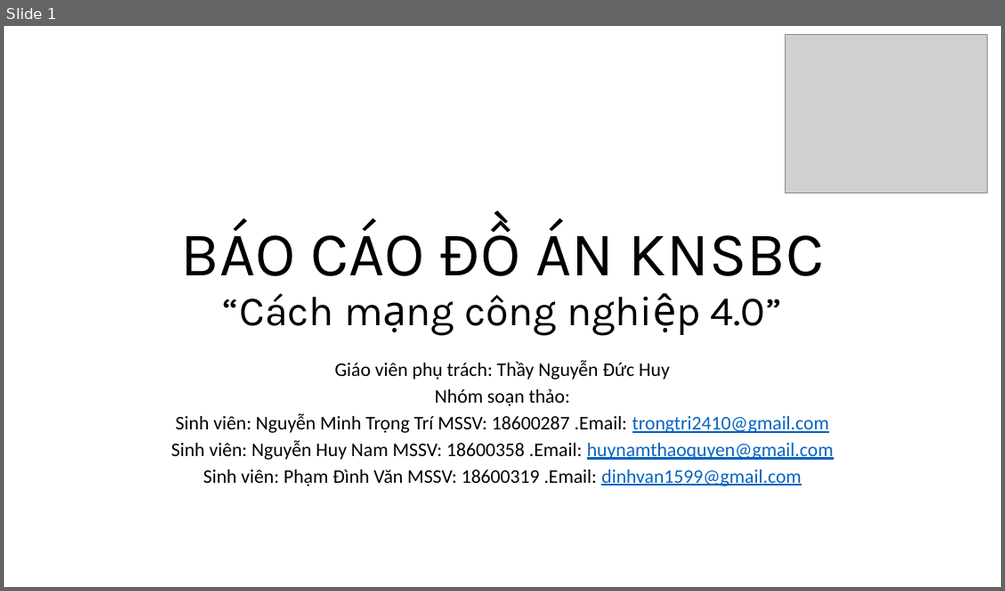
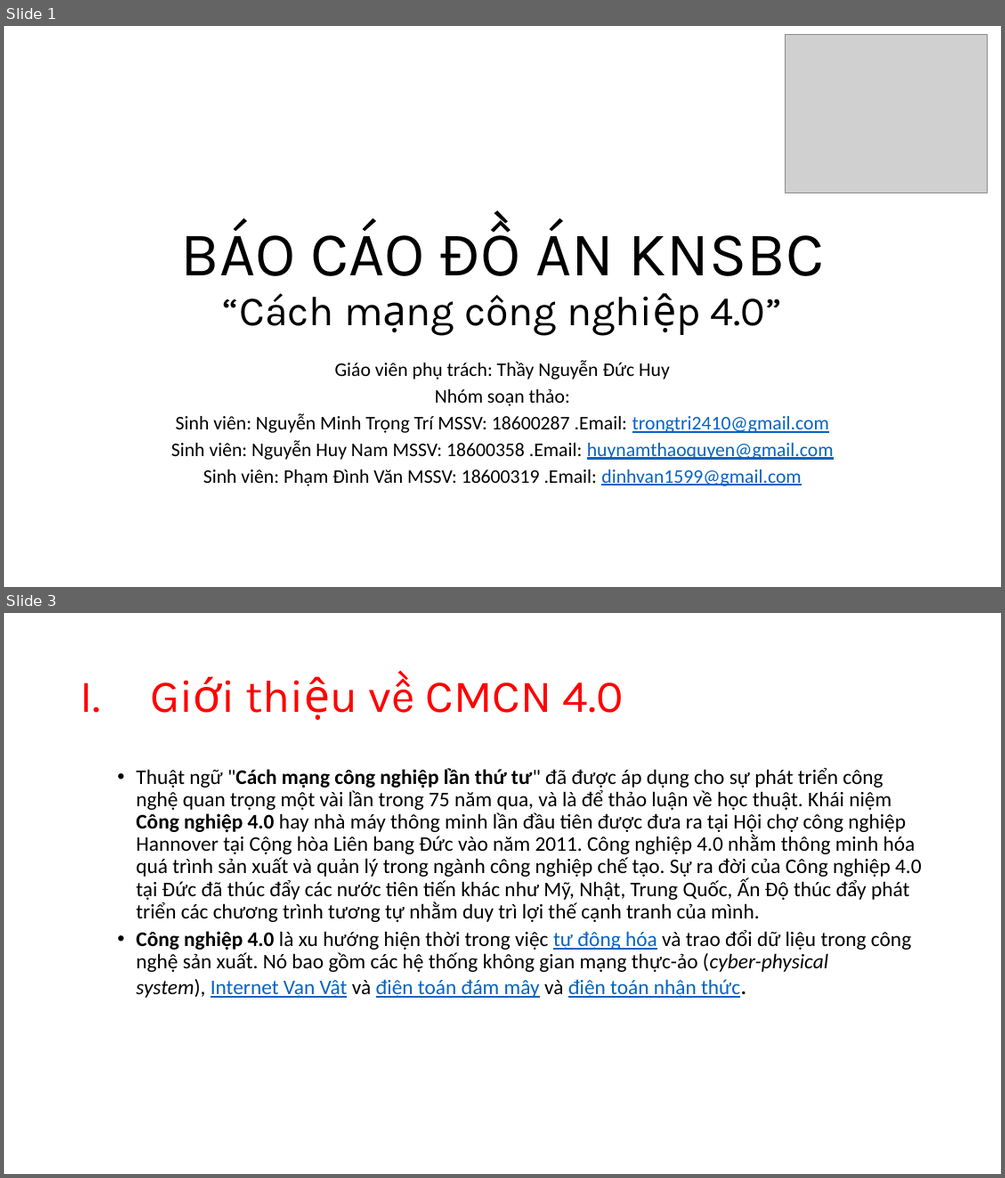
Before and after one commit to TriNguyen24102000/-n-Th-c-H-nh-CMCN-4.0, a slide deck: BÁO CÁO ĐỒ ÁN KNSBC.pptx. Shown one above the other, each under a label of ours: slide 1 before the commit, slides 1 and 3 after it; the slides between them are not shown. The pictures are 1005x591 and 1005x1178 pixels, drawn with LibreOffice and Linux fonts; fonts in the diff are those of the drawing; grey boxes stand for pictures. Boxes give left, top, right and bottom in pixels: in the first picture for what was removed or moved away, otherwise in the second. Text is boxed around its words. In the diff, an @@ line names an element or a change of style, - is before the commit and + after.

```diff
--- a/BÁO CÁO ĐỒ ÁN KNSBC.pptx
+++ b/BÁO CÁO ĐỒ ÁN KNSBC.pptx
@@ slide 3 added at [4,613,1001,1174], background #FFFFFF @@
@@ title added at [368,682,623,713], 44 pt, text #FF0000 @@
+I. Giới thiệu về CMCN 4.0
@@ text added at [136,768,922,997], 20 pt, text #000000 @@
+  • Thuật ngữ "Cách mạng công nghiệp lần thứ tư" đã được áp dụng cho sự phát triển công nghệ quan trọng một vài lần trong 75 năm qua, và là để thảo luận về học thuật. Khái niệm Công nghiệp 4.0 hay nhà máy thông minh lần đầu tiên được đưa ra tại Hội chợ công nghiệp Hannover tại Cộng hòa Liên bang Đức vào năm 2011. Công nghiệp 4.0 nhằm thông minh hóa quá trình sản xuất và quản lý trong ngành công nghiệp chế tạo. Sự ra đời của Công nghiệp 4.0 tại Đức đã thúc đẩy các nước tiên tiến khác như Mỹ, Nhật, Trung Quốc, Ấn Độ thúc đẩy phát triển các chương trình tương tự nhằm duy trì lợi thế cạnh tranh của mình.
+  • Công nghiệp 4.0 là xu hướng hiện thời trong việc tự động hóa và trao đổi dữ liệu trong công nghệ sản xuất. Nó bao gồm các hệ thống không gian mạng thực-ảo (cyber-physical system), Internet Vạn Vật và điện toán đám mây và điện toán nhận thức.
```
Also in this commit, not shown: 1 slide changed, 1 other slide added, 1 slide removed.
